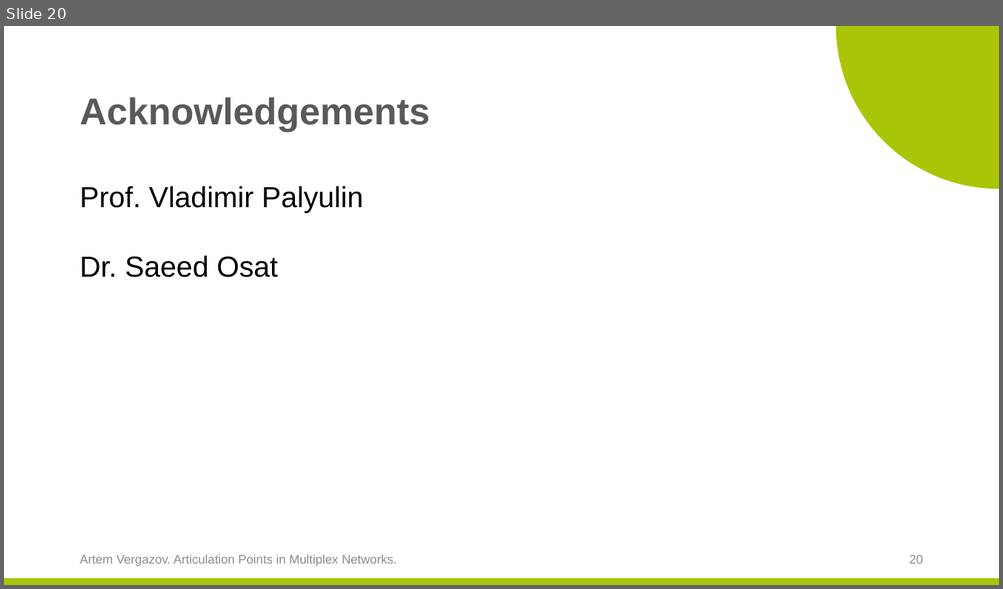
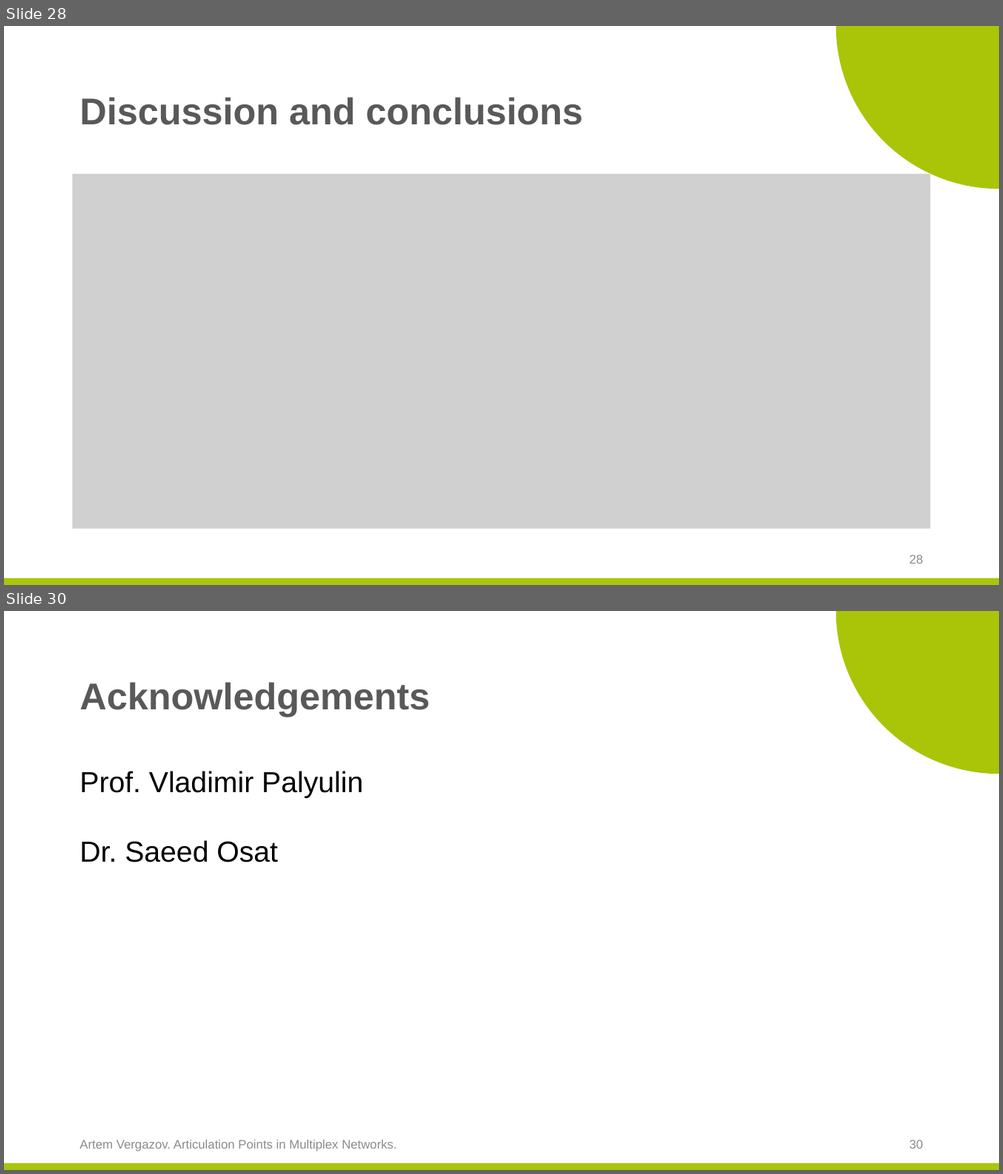
Before and after one commit to ArtemVergazov/ap_in_multiplex_networks, a slide deck: msc_predefense_template/Artem_Vergazov_predefense_April.pptx. Shown one above the other, each under a label of ours: slide 20 before the commit, slides 28 and 30 after it; the slides between them are not shown. The pictures are 1003x589 and 1003x1174 pixels, drawn with LibreOffice and Linux fonts; fonts in the diff are those of the drawing; grey boxes stand for pictures; background and template pictures are left out. Boxes give left, top, right and bottom in pixels: in the first picture for what was removed or moved away, otherwise in the second. Text is boxed around its words. In the diff, an @@ line names an element or a change of style, - is before the commit and + after.

```diff
--- a/msc_predefense_template/Artem_Vergazov_predefense_April.pptx
+++ b/msc_predefense_template/Artem_Vergazov_predefense_April.pptx
@@ slide 28 added at <box>4,26,999,585</box>, background #FFFFFF; not listed: 2 template elements that a slide beside it also shows @@
@@ title added at <box>79,97,583,125</box>, 36 pt, text #595959, bold @@
+Discussion and conclusions
@@ picture added at <box>73,174,930,529</box> @@
@@ page number added at <box>909,555,923,564</box>, 12 pt, text #8C8C8C @@
+28
@@ what was slide 20 is now slide 30 @@
@@ page number at <box>909,1140,923,1149</box>: text changed @@
-20
+30
```
Also in this commit, not shown: 8 slides changed, 14 other slides added, 4 slides removed, 43 other files.
